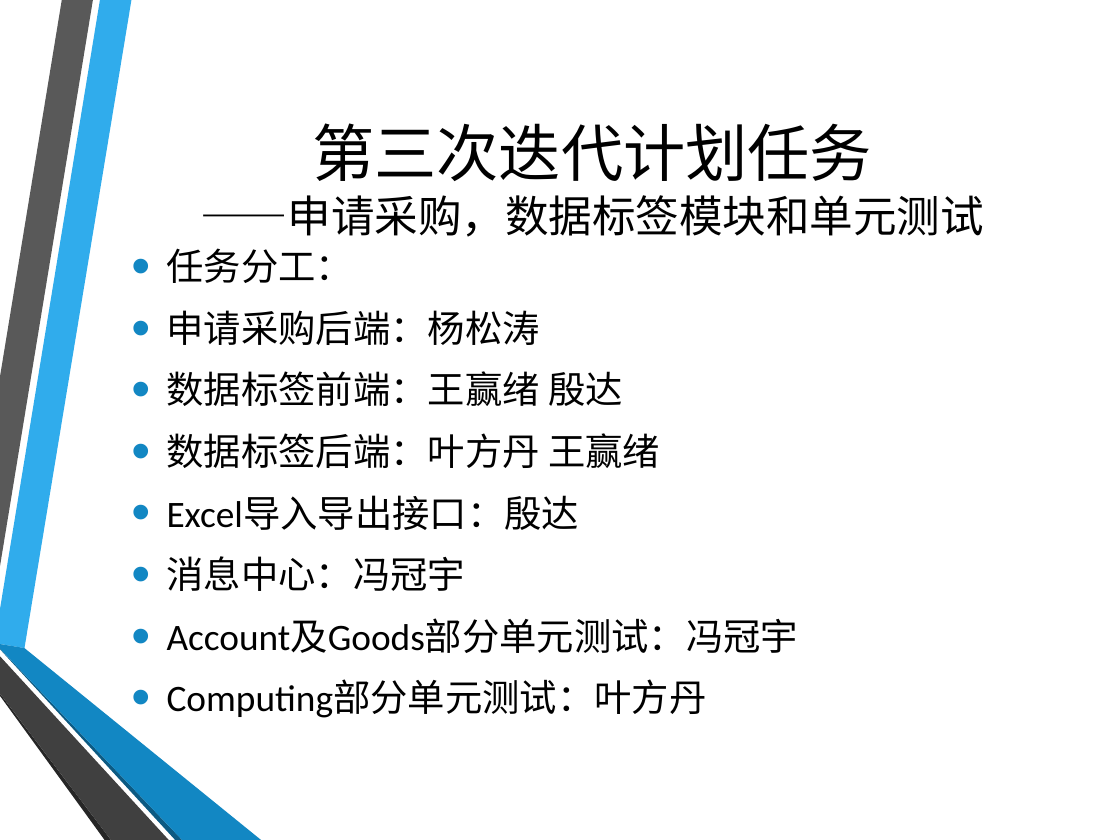
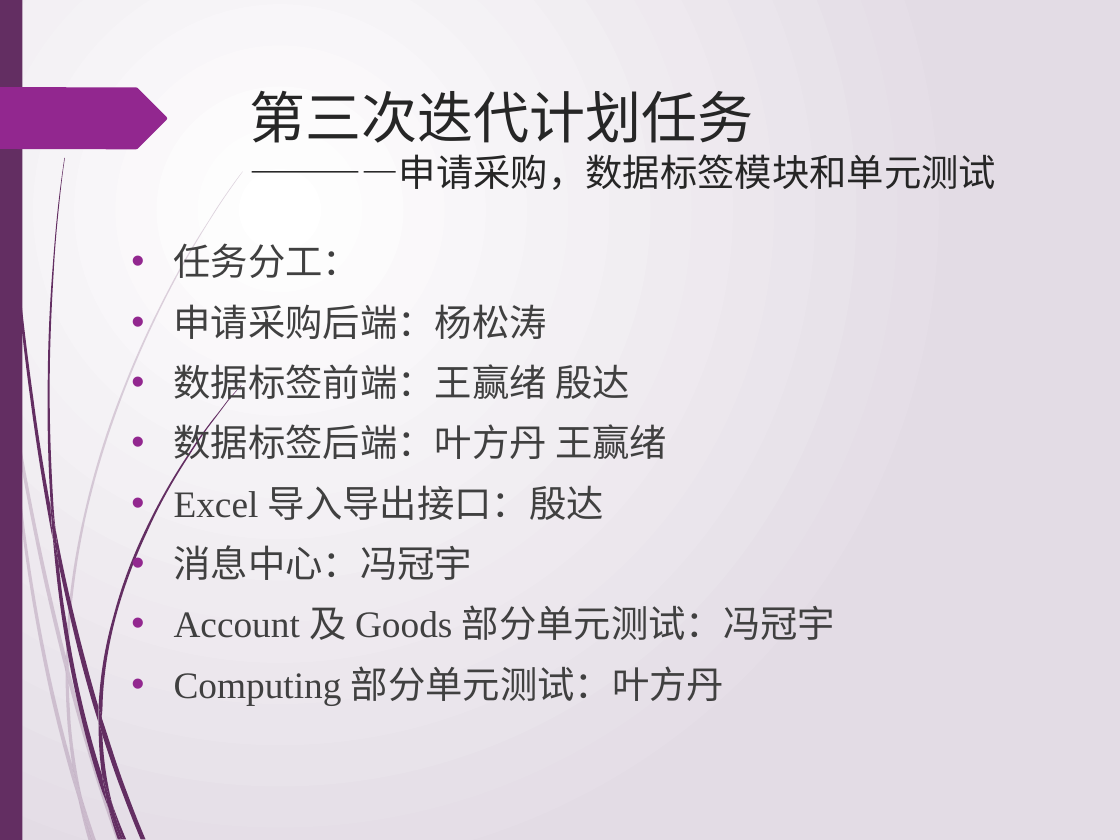
Before and after one commit to jiguanglizipao/LSMS, a slide deck: slide 2 of ppt_of_sprint/sprint3.pptx. Drawn at 1120x840 pixels with LibreOffice and Linux fonts; fonts in the diff are those of the drawing; background and template pictures are left out. Boxes give left, top, right and bottom in pixels: in the first picture for what was removed or moved away, otherwise in the second. Text is boxed around its words. In the diff, an @@ line names an element or a change of style, - is before the commit and + after.

Commit message:
PPT

```diff
--- a/ppt_of_sprint/sprint3.pptx
+++ b/ppt_of_sprint/sprint3.pptx
@@ background picture (left out) to gradient #FFFFFF to #E4DDE6 @@
@@ rectangle added at box(0, 0, 22, 840), fill #632E62 @@
@@ freeform shape: place and size @@
-freeform shape at box(0, 0, 93, 567)
+freeform shape at box(2, 0, 53, 539)
@@ freeform shape at box(2, 0, 53, 539): fill #595959 to #632E62 @@
@@ freeform shape added at box(0, 87, 167, 150), fill #92278F @@
@@ title "第三次迭代计划任务 ————申请采购，数据标签模块和单元测试" at box(249, 91, 996, 190): vertical alignment middle to top @@
@@ title at box(249, 91, 996, 190): text changed; size 28 to 24 pt; font Calibri to Times New Roman; text colour #000000 to #262626 @@
-第三次迭代计划任务
-——申请采购，数据标签模块和单元测试
+第三次迭代计划任务
+————申请采购，数据标签模块和单元测试
@@ freeform shape: place and size @@
-freeform shape at box(0, 0, 131, 648)
+freeform shape at box(47, 158, 65, 529)
@@ freeform shape at box(47, 158, 65, 529): fill #30ACEC to #632E62 @@
@@ text "任务分工：" at box(174, 237, 835, 705): vertical alignment middle to top @@
@@ text at box(174, 237, 667, 580): font Calibri to Times New Roman, text colour #000000 to #404040 in "任务分工：", "申请采购后端：杨松涛", "数据标签前端：王赢绪 殷达", "数据标签后端：叶方丹 王赢绪" and 1 more places; indent changed; bullet colour #1287C3 to #92278F @@
@@ text at box(174, 485, 604, 520): text changed; font Calibri to Times New Roman; text colour #000000 to #404040 @@
-• Excel导入导出接口：殷达
+• Excel 导入导出接口：殷达
@@ text at box(174, 605, 835, 705): text changed; font Calibri to Times New Roman; text colour #000000 to #404040 @@
-• Account及Goods部分单元测试：冯冠宇
-• Computing部分单元测试：叶方丹
+• Account 及 Goods 部分单元测试：冯冠宇
+• Computing 部分单元测试：叶方丹
@@ freeform shape removed at box(0, 648, 183, 840) @@
@@ freeform shape removed at box(0, 644, 261, 840) @@
@@ freeform shape: place and size @@
-freeform shape at box(0, 693, 111, 840)
+freeform shape at box(65, 671, 81, 796)
@@ freeform shape at box(65, 671, 81, 796): fill #262626 to #632E62 at 20% opacity @@
@@ freeform shape: place and size @@
-freeform shape at box(0, 656, 169, 840)
+freeform shape at box(68, 668, 120, 840)
@@ freeform shape at box(68, 668, 120, 840): fill #404040 to #632E62 at 20% opacity @@
@@ group added at box(0, 171, 243, 840): 8 freeform shapes @@
@@ group added at box(50, 385, 242, 840): 10 freeform shapes @@
```
Also in this commit, not shown: 3 other slides changed, 2 other files.
